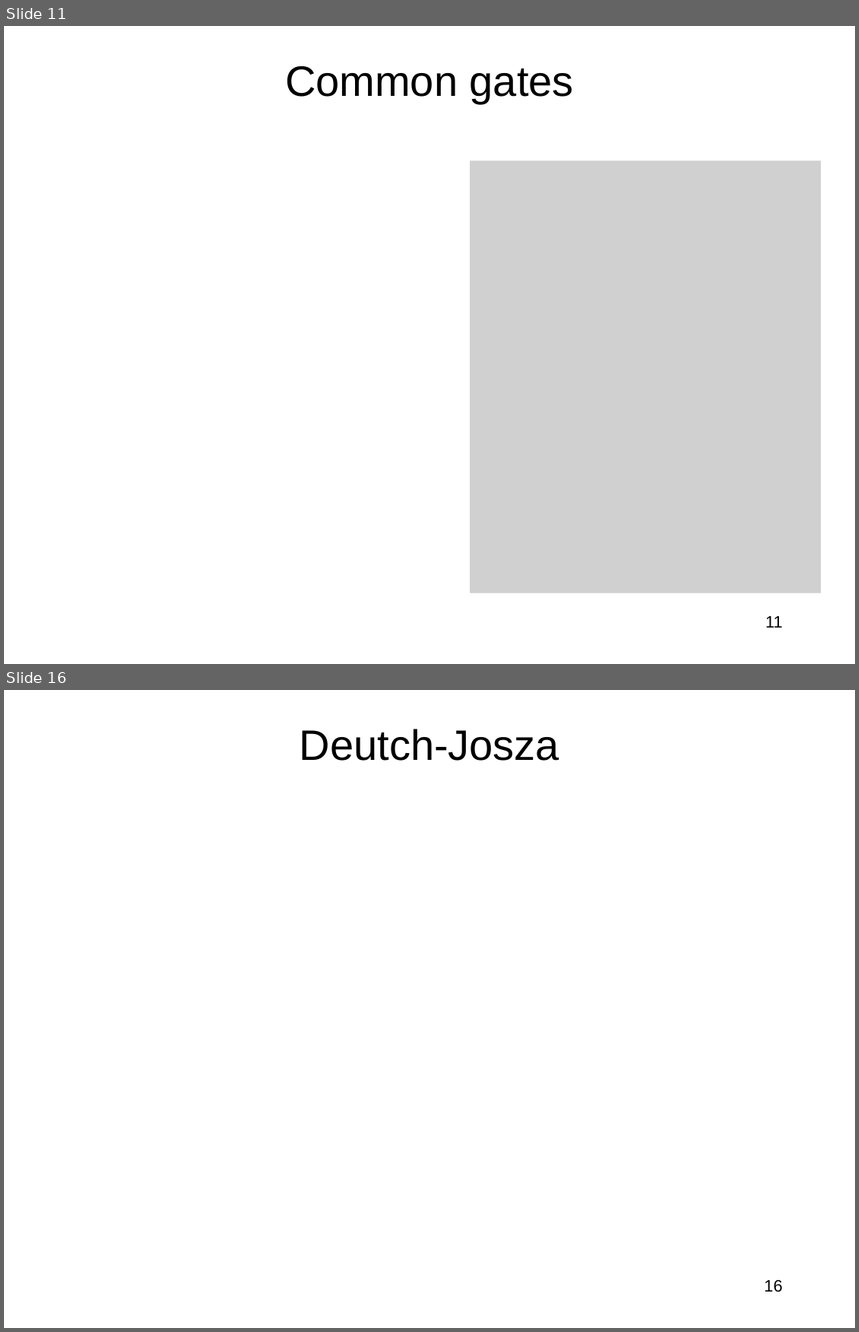
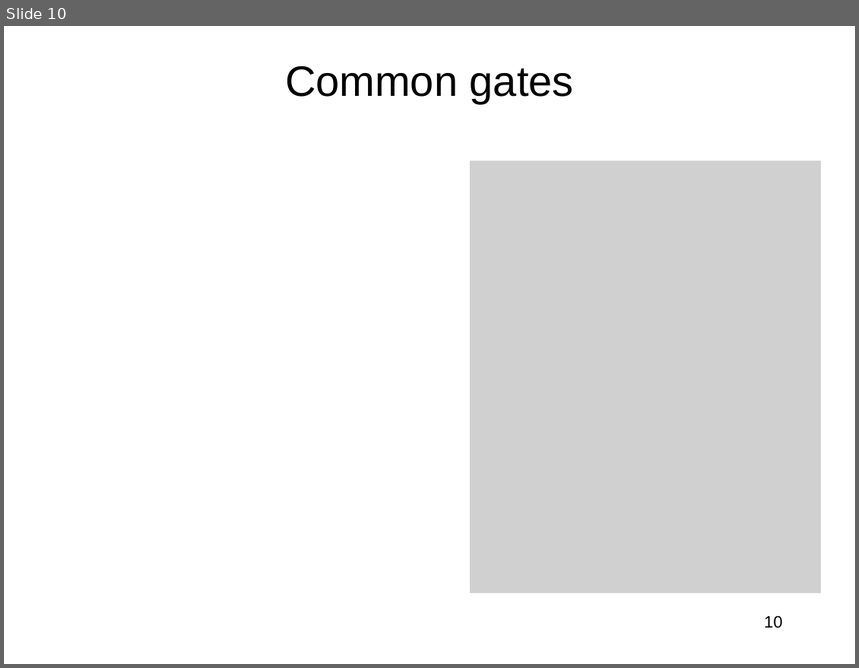
Before and after one commit to jlmucb/class_notes, a slide deck: BerkeleyClass/CS290Spring2013/Lectures/QC.pptx. Shown one above the other, each under a label of ours: slides 11 and 16 before the commit, slide 10 after it; the slides between them are not shown. The pictures are 859x1332 and 859x668 pixels, drawn with LibreOffice and Linux fonts; fonts in the diff are those of the drawing; grey boxes stand for pictures. Boxes give left, top, right and bottom in pixels: in the first picture for what was removed or moved away, otherwise in the second. Text is boxed around its words. In the diff, an @@ line names an element or a change of style, - is before the commit and + after.

```diff
--- a/BerkeleyClass/CS290Spring2013/Lectures/QC.pptx
+++ b/BerkeleyClass/CS290Spring2013/Lectures/QC.pptx
@@ slide 16 removed at [4,690,855,1328], background #FFFFFF @@
@@ title removed at [300,729,560,761] @@
-Deutch-Josza
@@ page number removed at [764,1281,782,1293] @@
-16
@@ what was slide 11 is now slide 10 @@
@@ page number at [764,616,782,629]: text changed @@
-11
+10
```
Also in this commit, not shown: 11 slides changed, 5 slides added.
